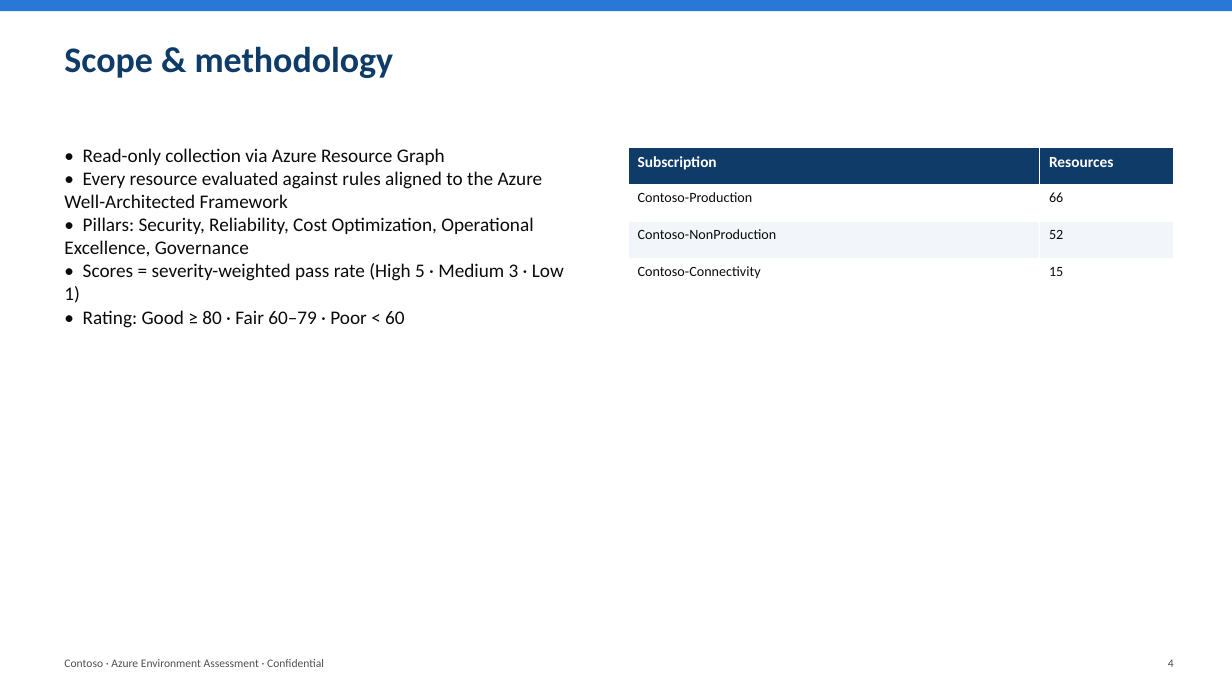
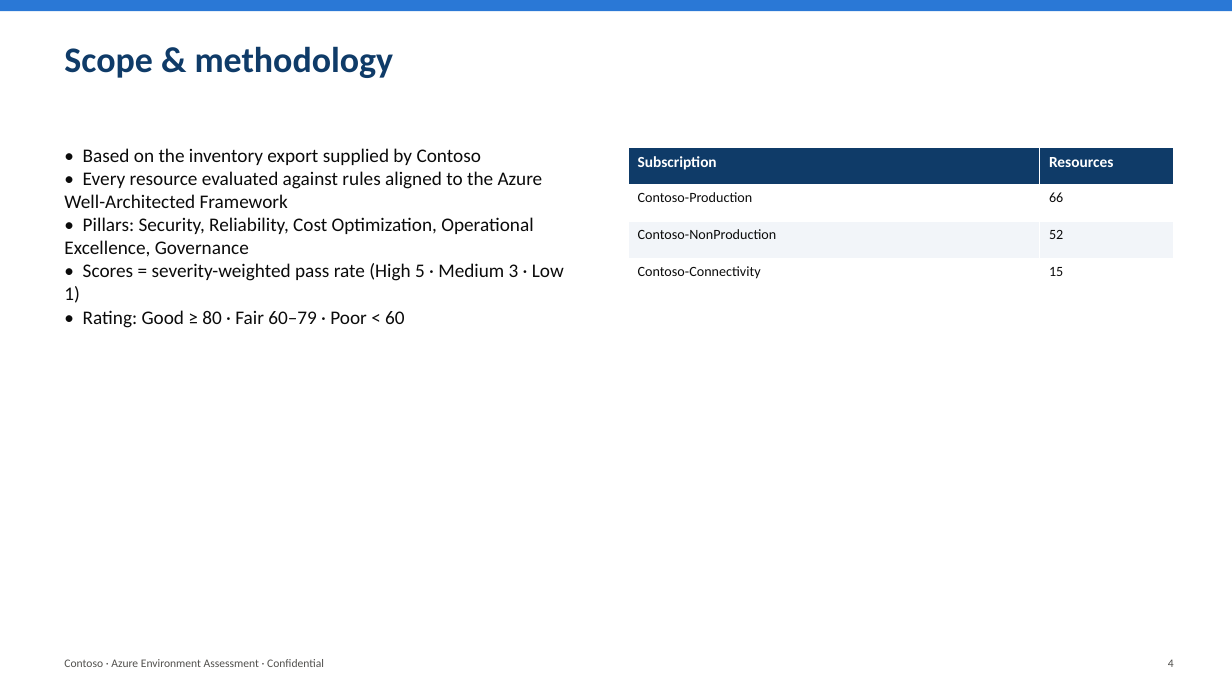
Before and after one commit to saurabhsharma080783/gamesrepo, a slide deck: slide 4 of azure-assessment/sample-reports/contoso-azure-assessment.pptx. Drawn at 1232x693 pixels with LibreOffice and Linux fonts; fonts in the diff are those of the drawing. Boxes give left, top, right and bottom in pixels: in the first picture for what was removed or moved away, otherwise in the second. Text is boxed around its words. In the diff, an @@ line names an element or a change of style, - is before the commit and + after.

```diff
--- a/azure-assessment/sample-reports/contoso-azure-assessment.pptx
+++ b/azure-assessment/sample-reports/contoso-azure-assessment.pptx
@@ text at (x1=83, y1=148, x2=481, y2=165): text changed @@
-• Read-only collection via Azure Resource Graph
+• Based on the inventory export supplied by Contoso
```
Also in this commit, not shown: 1 other slide changed, 22 other files.
